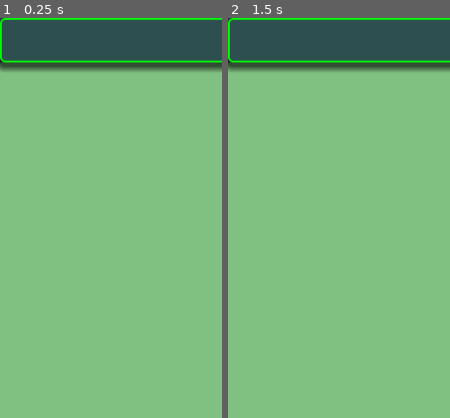
Above: before the commit, frames 1-2 (left to right).
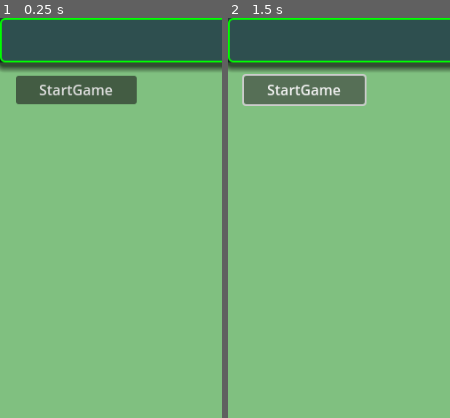
Above: after the commit, the same moments.

Repository: vivisuke/SuperTicTacToe4
Game: Godot game, scene res://main_scene.tscn
Same seed, same stepped clock (60 frames per second), same inputs: the game is played once before the commit and once after it.
Inputs (mouse positions are % of the whole screen's width and height, from its top left):
- Up to frame 1 (0.25 s): no input
- Up to frame 2 (1.5 s): click (17, 9) at 0.5 s, where only the run after the commit has a clickable "StartGame"; click (17, 9) at 1.25 s, where only the run after the commit has a clickable "StartGame"
The pictures show only the part of the screen within x 0-50%, y 0-50%; the shares and areas given below are measured in that part.

The runs differ from the first frame. In frame 1, 3.8% of the frame differs, in the area x 7-62%, y 14-22%; in frame 2, 4.5%, in the area x 6-63%, y 14-22%.

Commit message:
0004 ◎ C 12/27 03/05 0.001│ToDo│ゲームスタートボタン設置

Diff:
--- a/SuperTicTacToe/main_scene.tscn
+++ b/SuperTicTacToe/main_scene.tscn
@@ -1,8 +1,10 @@
-[gd_scene load_steps=2 format=3 uid="uid://ddnaldrnxjkkx"]
+[gd_scene load_steps=3 format=3 uid="uid://ddnaldrnxjkkx"]
 
 [ext_resource type="Script" path="res://scripts/TitleBar.gd" id="1_l3eue"]
+[ext_resource type="Script" path="res://scripts/main_scene.gd" id="1_nwkcl"]
 
 [node name="MainScene" type="Node2D"]
+script = ExtResource("1_nwkcl")
 
 [node name="BG" type="ColorRect" parent="."]
 offset_right = 500.0
@@ -15,3 +17,19 @@
 offset_bottom = 50.0
 color = Color(0.180392, 0.309804, 0.309804, 1)
 script = ExtResource("1_l3eue")
+
+[node name="StartStopButton" type="Button" parent="BG"]
+layout_mode = 1
+anchors_preset = -1
+anchor_left = 0.058
+anchor_top = 0.086
+anchor_right = 0.058
+anchor_bottom = 0.086
+offset_left = -11.0
+offset_top = -12.4
+offset_right = 125.0
+offset_bottom = 19.6
+text = "StartGame
+"
+
+[connection signal="pressed" from="BG/StartStopButton" to="." method="_on_start_stop_button_pressed"]
--- a/SuperTicTacToe/scripts/TitleBar.gd
+++ b/SuperTicTacToe/scripts/TitleBar.gd
@@ -3,6 +3,7 @@
 const RADIUS = 5
 
 func _draw():
+	#print("_ready()")
 	var style_box = StyleBoxFlat.new()      # 影、ボーダなどを描画するための矩形スタイルオブジェクト
 	style_box.bg_color = color   # 矩形背景色
 	style_box.border_color = Color.GREEN
@@ -13,6 +14,7 @@
 	draw_style_box(style_box, Rect2(Vector2(0, 0), self.size))      # style_box に設定した矩形を描画
 
 func _ready():
+	#print("_ready()")
 	pass # Replace with function body.
 
 
--- /dev/null
+++ b/SuperTicTacToe/scripts/main_scene.gd
@@ -0,0 +1,18 @@
+extends Node2D
+
+
+# Called when the node enters the scene tree for the first time.
+func _ready():
+	printraw("_ready \n")
+	print("OK")
+	pass # Replace with function body.
+
+
+# Called every frame. 'delta' is the elapsed time since the previous frame.
+func _process(delta):
+	pass
+
+
+func _on_start_stop_button_pressed():
+	print("_on_start_stop_button_pressed()\n")
+	pass # Replace with function body.
Binary file added: SuperTicTacToe/fonts/FlopDesignFONT.otf
Not shown, added: SuperTicTacToe/fonts/FlopDesignFONT.otf.import
Binary file added: SuperTicTacToe/fonts/Hokjesgeest-PDGB.ttf
Not shown, added: SuperTicTacToe/fonts/Hokjesgeest-PDGB.ttf.import
Binary file added: SuperTicTacToe/fonts/arial.ttf
Not shown, added: SuperTicTacToe/fonts/arial.ttf.import
Binary file added: SuperTicTacToe/fonts/arialbd.ttf
Not shown, added: SuperTicTacToe/fonts/arialbd.ttf.import
Binary file added: SuperTicTacToe/fonts/smartFontUI.otf
Not shown, added: SuperTicTacToe/fonts/smartFontUI.otf.import
Binary file added: SuperTicTacToe/images/big_circle_black.png
Not shown, added: SuperTicTacToe/images/big_circle_black.png.import
(and 13 more such lines)
